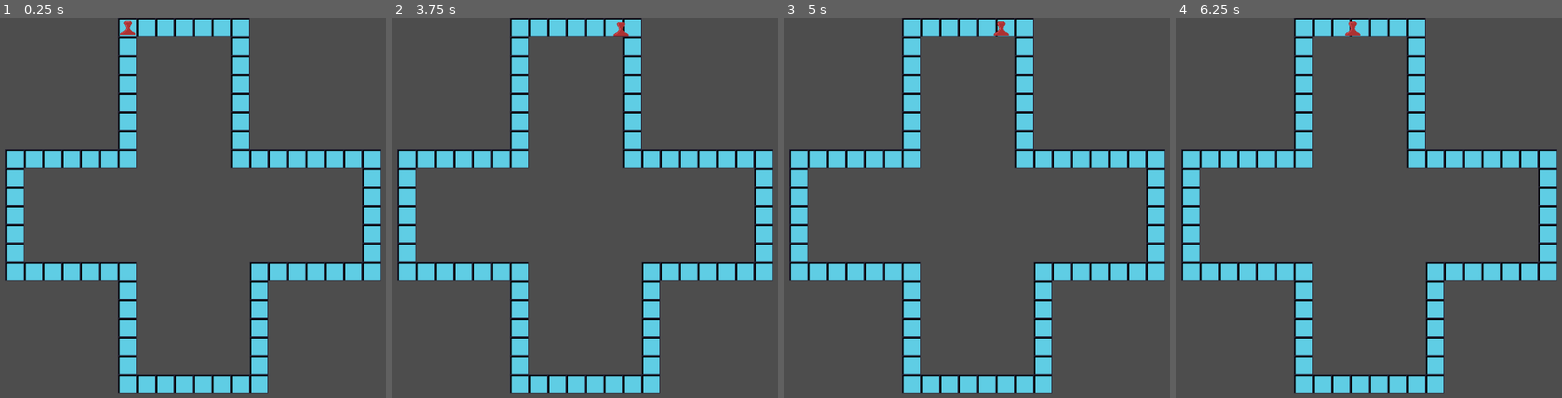
Above: before the commit, frames 1-4 (left to right).
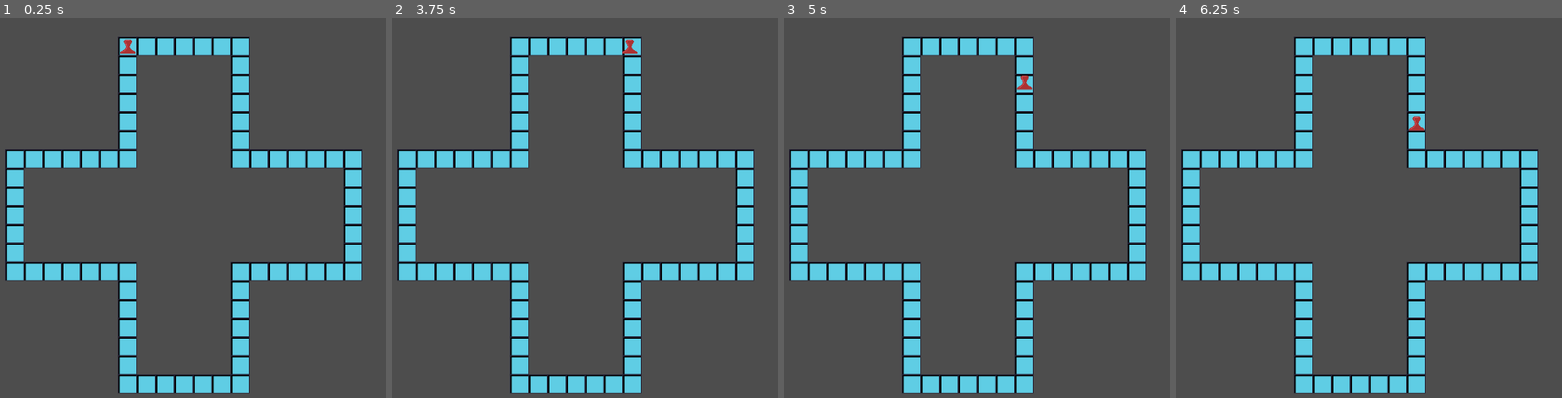
Above: after the commit, the same moments.

Repository: Calzzetta/godot-ludo
Game: Godot game, scene res://scenes/world.tscn
Two runs of this game, one before a commit and one after it. Both use one fixed random seed, a clock stepped at 60 frames per second and the inputs below.
Inputs:
- Up to frame 1 (0.25 s): no input
- Up to frame 2 (3.75 s): tap Enter (ui_accept) at 0.5, 0.6, 0.77, 1.07, 1.35, 1.52, 1.82, 2.1, 2.85, 3.02, 3.32, 3.5, 3.6 s
- Up to frame 3 (5 s): tap Enter (ui_accept) at 3.77, 4.07, 4.35, 4.52, 4.82 s
- Up to frame 4 (6.25 s): tap Enter (ui_accept) at 5, 5.1, 5.85, 6.02 s

The runs differ from the first frame. In frame 1, 8.7% of the frame differs, in the area x 30-99%, y 0-99%; in frame 2, 8.7%; in frame 3, 8.7%; in frame 4, 8.7%.

Commit message:
fix multiple dice calls

Diff:
--- a/scenes/world.tscn
+++ b/scenes/world.tscn
@@ -38,7 +38,7 @@
 tile_set = SubResource("TileSet_bkuhp")
 format = 2
 layer_0/name = "floor"
-layer_0/tile_data = PackedInt32Array(458753, 0, 0, 458754, 0 …(118 unchanged characters)… 96615, 0, 0, 131079, 0, 0, 65543, 0, 0, 7, 0, 0, 8, 0, 0, 9, 0, 0, 10, 0, 0, 11, 0, 0, 12, 0, 0, 13, 0, 0, 65549, 0, 0, 131085, 0, 0, 327693, 0, 0, 393229, 0, 0, 196621, 0, 0, 262157, 0, 0, 458765, 0, 0, 458766, 0, 0, 458767, 0, 0, 458768, 0, 0, 458769, 0, 0, 458770, 0, 0, 458771, 0, 0, 458772, 0, 0, 524308, 0, 0, 589844, 0, 0, 655380, 0, 0, 720916, 0, 0, 786452, 0, 0, 851988, 0, 0, 851987, 0, 0, 851986, 0, 0, 851985, 0, 0, 851984, 0, 0, 851983, 0, 0, 851982, 0, 0, 917518, 0, 0, 983054, 0, 0, 1048590, 0, 0, 1114126, 0, 0, 1179662, 0, 0, 1245198, 0, 0, 1245197, 0, 0, 1245196, 0, 0, 1245195, 0, 0, 1245194, 0, 0, 1245193, 0, 0, 1245192, 0, 0, 1245191, 0, 0, 1179655, 0, 0, 1114119, 0, 0, 1048583, 0, 0, 983047, 0, 0, 917511, 0, 0, 851975, 0, 0, 851974, 0, 0, 851973, 0, 0, 851972, 0, 0, 851971, 0, 0, 851970, 0, 0, 851969, 0, 0, 786433, 0, 0, 720897, 0, 0, 655361, 0, 0, 589825, 0, 0, 524289, 0, 0)
+layer_0/tile_data = PackedInt32Array(458753, 0, 0, 458754, 0 …(118 unchanged characters)… 96615, 0, 0, 131079, 0, 0, 65543, 0, 0, 65549, 0, 0, 131085, 0, 0, 327693, 0, 0, 393229, 0, 0, 196621, 0, 0, 262157, 0, 0, 458765, 0, 0, 458766, 0, 0, 458767, 0, 0, 458768, 0, 0, 458769, 0, 0, 458770, 0, 0, 458771, 0, 0, 851987, 0, 0, 851986, 0, 0, 851985, 0, 0, 851984, 0, 0, 851983, 0, 0, 851982, 0, 0, 1245197, 0, 0, 1245196, 0, 0, 1245195, 0, 0, 1245194, 0, 0, 1245193, 0, 0, 1245192, 0, 0, 1245191, 0, 0, 1179655, 0, 0, 1114119, 0, 0, 1048583, 0, 0, 983047, 0, 0, 917511, 0, 0, 851975, 0, 0, 851974, 0, 0, 851973, 0, 0, 851972, 0, 0, 851971, 0, 0, 851970, 0, 0, 851969, 0, 0, 786433, 0, 0, 720897, 0, 0, 655361, 0, 0, 589825, 0, 0, 524289, 0, 0, 1179661, 0, 0, 1114125, 0, 0, 1048589, 0, 0, 983053, 0, 0, 917517, 0, 0, 851981, 0, 0, 786451, 0, 0, 720915, 0, 0, 655379, 0, 0, 589843, 0, 0, 524307, 0, 0, 65548, 0, 0, 65547, 0, 0, 65546, 0, 0, 65545, 0, 0, 65544, 0, 0)
 
 [node name="Navegator" parent="." node_paths=PackedStringArray("board") instance=ExtResource("3_6nftg")]
 board = NodePath("../Board")
@@ -49,6 +49,6 @@
 [node name="Players" type="Node2D" parent="."]
 
 [node name="PinRed" parent="Players" node_paths=PackedStringArray("dice", "navegator") instance=ExtResource("2_ae8dh")]
-position = Vector2(240, 16)
+position = Vector2(240, 48)
 dice = NodePath("../../Dice")
 navegator = NodePath("../../Navegator")
--- a/scripts/Movement.gd
+++ b/scripts/Movement.gd
@@ -8,11 +8,14 @@
 func _ready() -> void:
 	pass
 
+
 func _physics_process(delta):
 	character_to_move.move_and_slide()
 
+
 func movement_done_emit():
 	movement_done.emit()
+
 
 func move_to(pos: Vector2):
 	var tween: Tween = create_tween().set_trans(Tween.TRANS_SINE)
--- a/scripts/player.gd
+++ b/scripts/player.gd
@@ -5,7 +5,12 @@
 @export var dice: Dice
 @export var navegator: Navegator
 
-var moves_left = 0
+
+var is_moving: bool = false
+var moves_left: int = 0:
+	set (value):
+		moves_left = set_moves_left(value)
+
 
 func _ready() -> void:
 	movement.movement_done.connect(movement_done)
@@ -13,12 +18,15 @@
 
 func _process(delta: float) -> void:
 	if Input.is_action_just_pressed("ui_accept"):
-		moves_left = roll_dice()
-		print("dice: ", moves_left)
-		do_movement()
+		if !is_moving:
+			moves_left = roll_dice()
+			print("dice: ", moves_left)
+			do_movement()
 
-func _input(event: InputEvent) -> void:
-	pass
+
+func set_moves_left(value: int):
+	is_moving = value > 0
+	return value
 
 
 func roll_dice() -> int:
@@ -26,7 +34,7 @@
 
 
 func do_movement():
-	if !moves_left:
+	if !is_moving:
 		return
 
 	var next_movement = navegator.get_movement(self.global_position)
